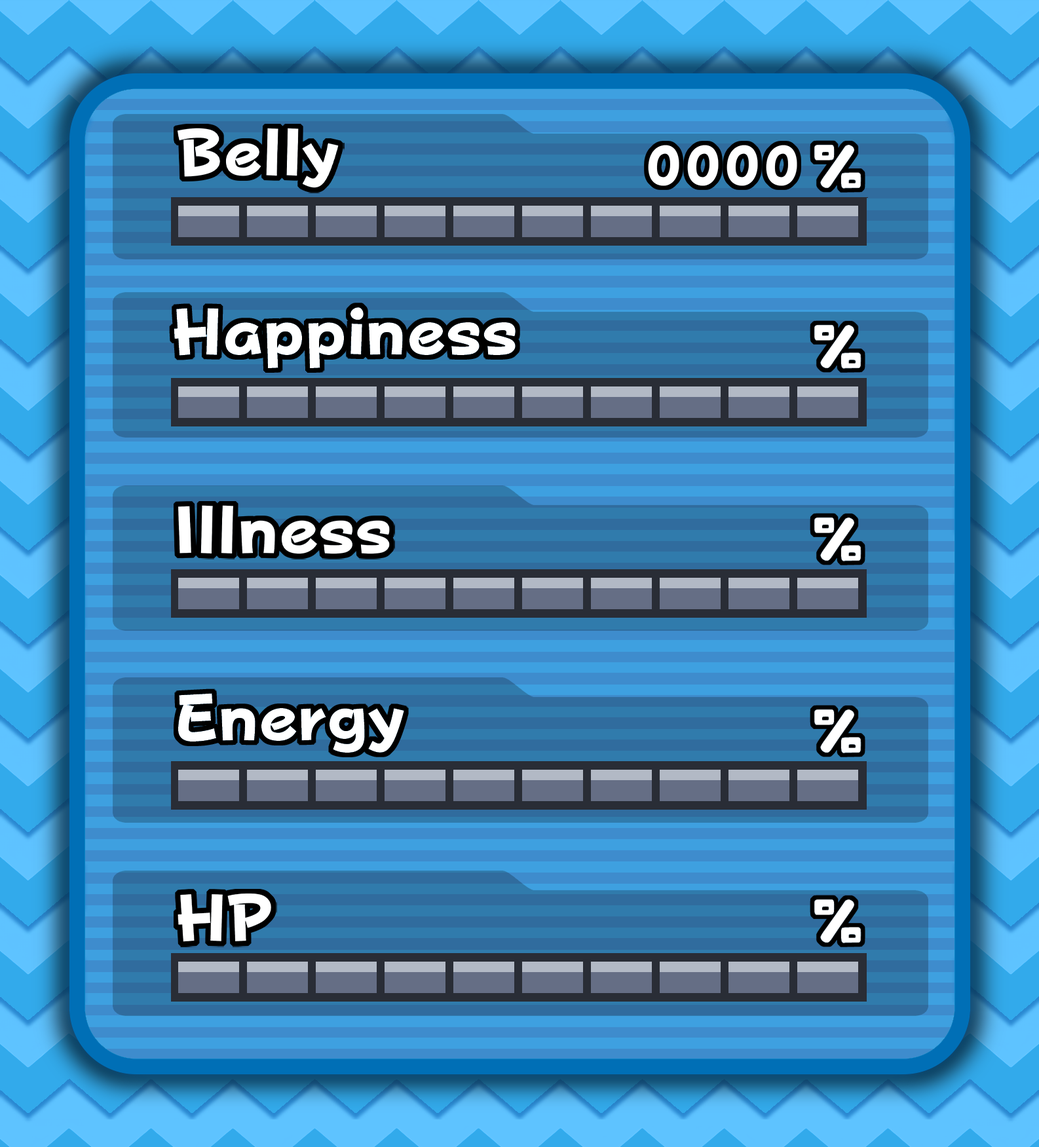
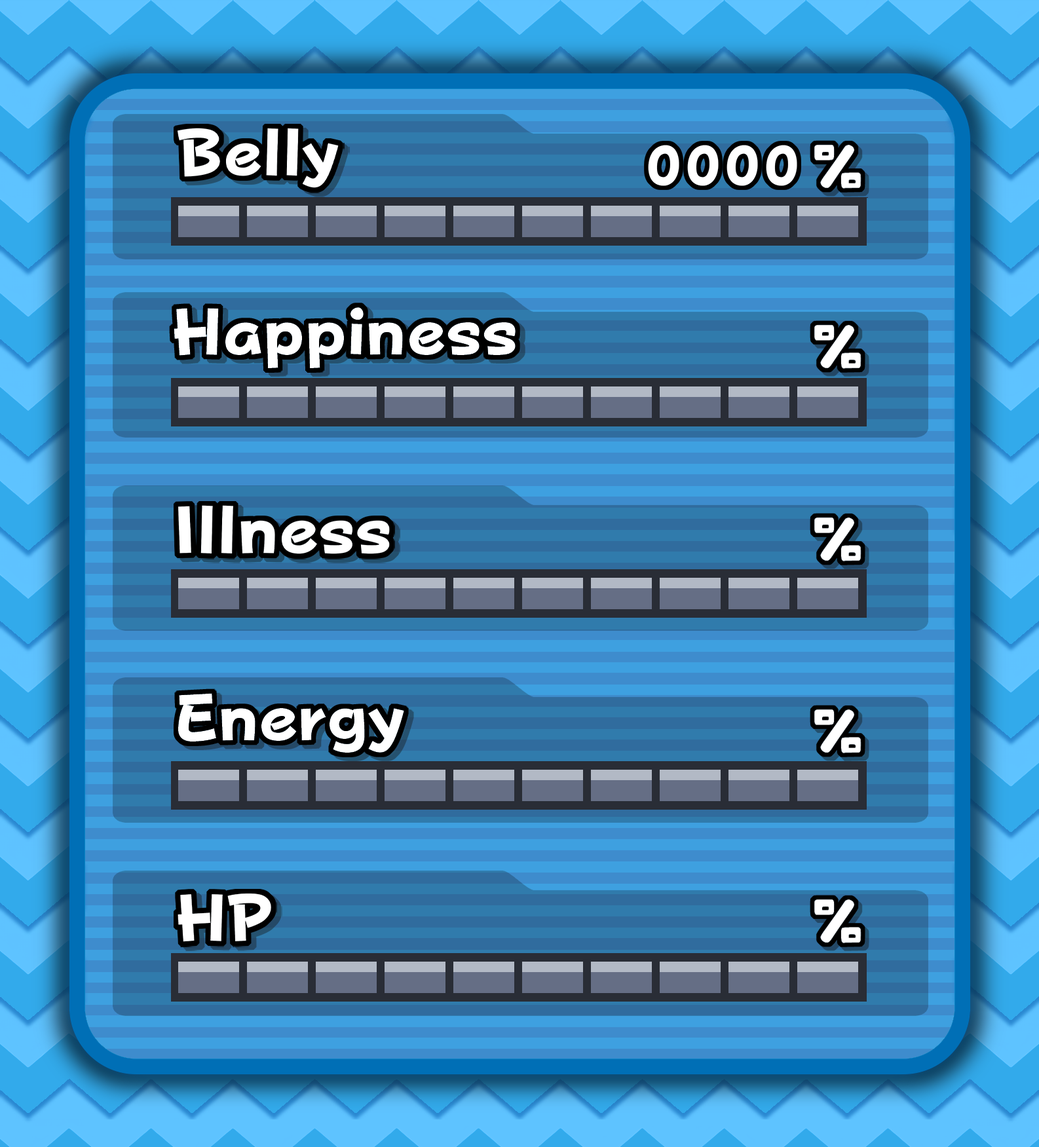
Layers edited between the first and the second w=1039, h=1147 image:
added layer "% copy 5" (40%) above "% copy 4" over [813, 144, 870, 197]
added layer "% copy 4" (40%) above "% copy 3" over [813, 324, 870, 377]
added layer "% copy 3" (40%) above "% copy 2" over [813, 516, 870, 570]
added layer "% copy 2" (40%) above "% copy" over [813, 708, 870, 762]
added layer "% copy" (40%) above "Happiness" over [813, 898, 870, 952]
added layer "Happiness copy" (40%) above "Energy copy" over [174, 306, 526, 377]
added layer "Energy copy" (40%) above "hp copy" over [178, 692, 414, 762]
added layer "hp copy" (40%) above "illness copy" over [182, 892, 283, 952]
added layer "illness copy" (40%) above "belly copy" over [178, 504, 401, 564]
added layer "belly copy" (40%) above "bars" over [178, 127, 350, 198]
